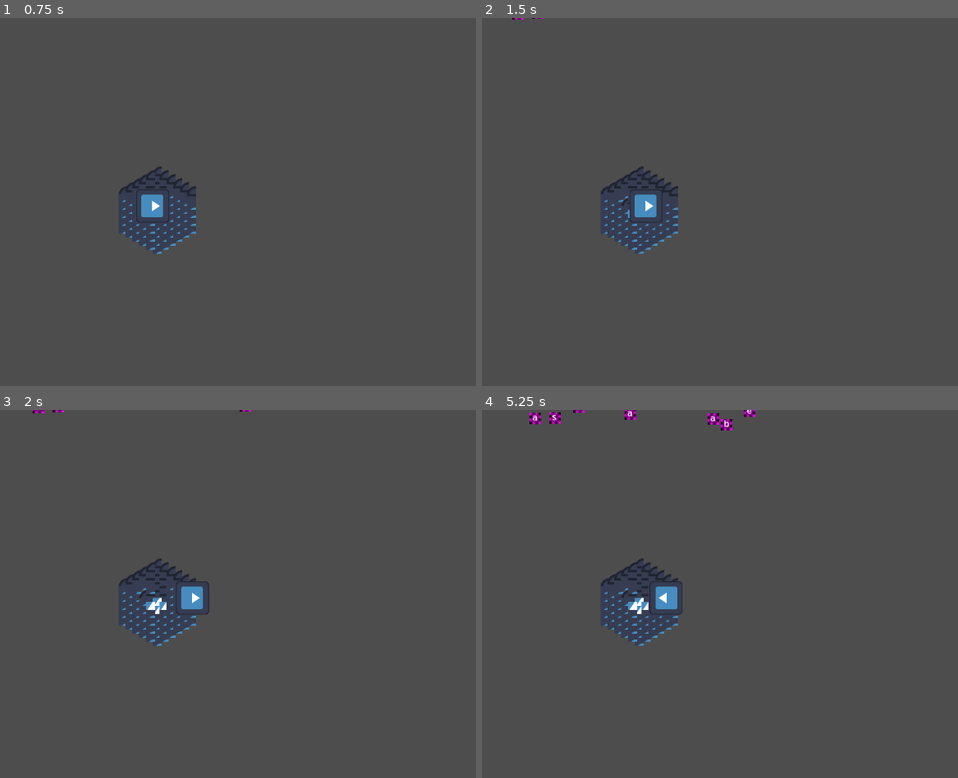
Above: before the commit, frames 1-4 (two rows, left to right).
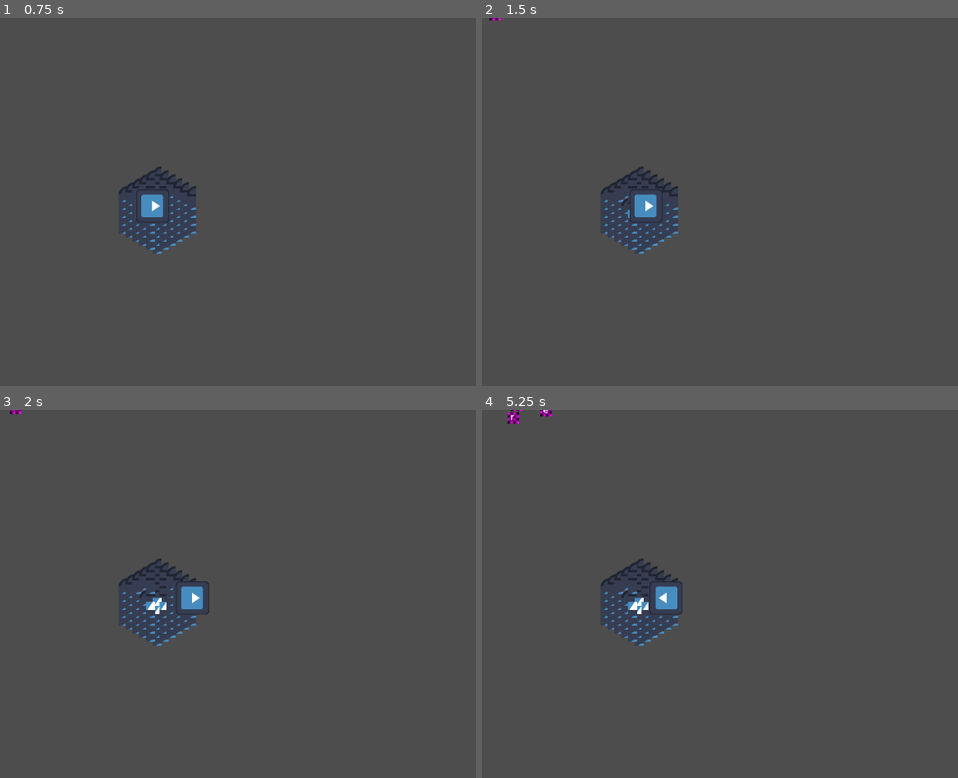
Above: after the commit, the same moments.

Repository: MagnusLucas/SpaceJam2025
Game: Godot game, scene res://UI/main_menu.tscn
Two runs of this game, one before a commit and one after it. Both use one fixed random seed, a clock stepped at 60 frames per second and the inputs below. The engine's default icon, where the game draws it, is replaced by a stand-in: a white triangle on a blue panel in a dark square.
Inputs:
- Up to frame 1 (0.75 s): click "_ _ _ _" at 0.5 s
- Up to frame 2 (1.5 s): tap Enter at 1.25 s; hold D (move_right) from 1.28 s (still down); tap Space (catch_letter) at 1.35 s
- Up to frame 3 (2 s): keep holding D (move_right)
- Up to frame 4 (5.25 s): release D (move_right) at 2.03 s; hold S (move_down) 2.03-2.78 s; tap Q (clear_word) at 2.1, 3.6, 5.1 s; hold D (move_right) 2.78-3.53 s; tap Space (catch_letter) at 2.85, 4.35 s; hold W (move_up) 3.53-4.28 s; hold A (move_left) from 4.28 s (still down)

Frame 1 is identical in both runs. In frame 2, less than 0.1% of the frame differs, in the area x 1-13%, y 0-1%; in frame 3, less than 0.1%; in frame 4, 0.6%, in the area x 5-58%, y 0-6%.

Commit message:
minor wave fix

Diff:
--- a/Game/Map/Map.gd
+++ b/Game/Map/Map.gd
@@ -16,6 +16,5 @@
 	position -= Vector2(-8, -7) #centering the center hex
 	var player = Player.new_player()
 	add_child(player)
-	add_child(Enemy.new_enemy('e',Vector2i(250,250),Vector2i(500,500)))
-	add_child(StopTerrain.new_terrain("abcdefghijklmnoprstqwxyz"))
-	Waves.wave1()
+	#add_child(StopTerrain.new_terrain("abcdefghijklmnoprstqwxyz"))
+	Waves.wave11()
--- /dev/null
+++ b/Game/Objects/object.tscn
@@ -0,0 +1,6 @@
+[gd_scene load_steps=2 format=3 uid="uid://duu7e8vtykr57"]
+
+[ext_resource type="Script" path="res://Game/Objects/Object.gd" id="1_ysi28"]
+
+[node name="Object" type="Node2D"]
+script = ExtResource("1_ysi28")
--- a/Game/Waves.gd
+++ b/Game/Waves.gd
@@ -9,7 +9,7 @@
 
 #funkcja na pierwszy drop wavea, po to zeby nie bylo 5 razy b na start XD
 func first_drop(rand_let, loc1 : Vector2i, loc2 : Vector2i, time : int = 1 ):
-	for i in range(4):
+	for i in range(len(rand_let)):
 		var let = rand_let.pick_random()
 		add_child(Enemy.new_enemy(let,loc1,loc2))
 		rand_let.erase(let)
@@ -30,7 +30,7 @@
 func wave0():
 	pass
 func wave1():
-	print('kurwa I did ti')
+
 	var rand_let = ['b','a','s','e']
 	first_drop(rand_let,Vector2i(50,-20),Vector2i(1100,-10),2)
 	for i in range(4):
@@ -64,9 +64,9 @@
 		var rand_word = 'placeholder' #tu kiedyß bedzie czytac z listy slow destruktywnych
 		rand_let = rand_let + string_to_array(rand_word)
 	first_drop(rand_let,Vector2i(50,-20),Vector2i(1100,-10),2)
-	for i in range(4):
-		add_child(Enemy.new_enemy(rand_let.pick_random(),Vector2i(50,-20),Vector2i(1100,-10)))
-		await get_tree().create_timer(1).timeout
+	#for i in range(4):
+		#add_child(Enemy.new_enemy(rand_let.pick_random(),Vector2i(50,-20),Vector2i(1100,-10)))
+		#await get_tree().create_timer(1).timeout
 
 func expo_wave(lvl : int, loc1 : Vector2i, loc2 : Vector2i):
 	var rand_let : Array
